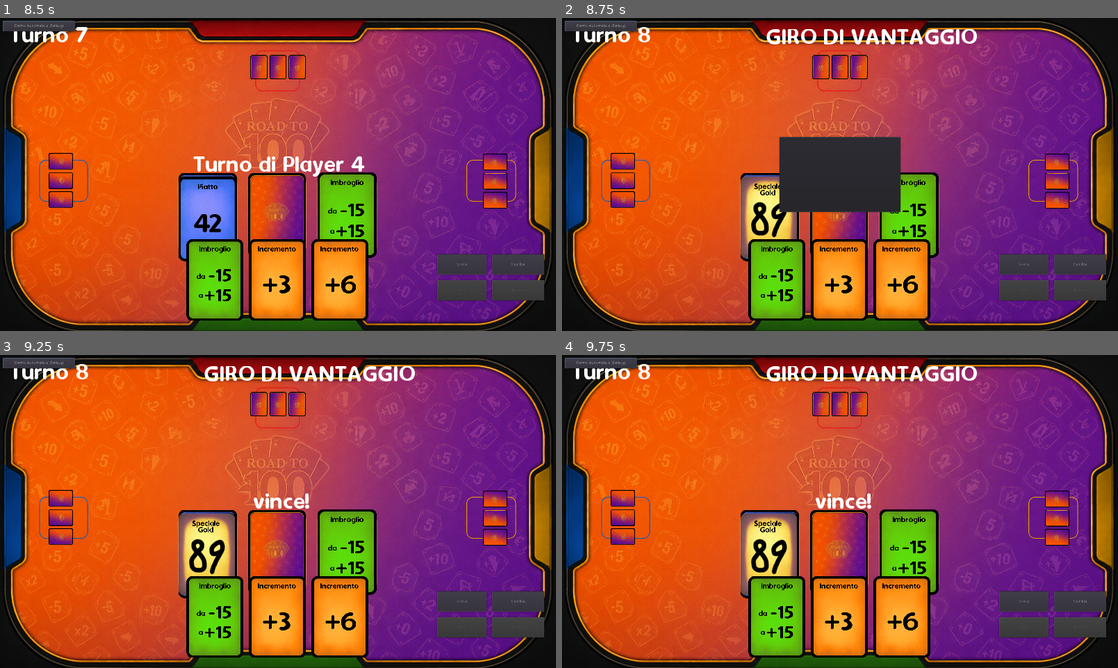
Above: before the commit, frames 1-4 (two rows, left to right).
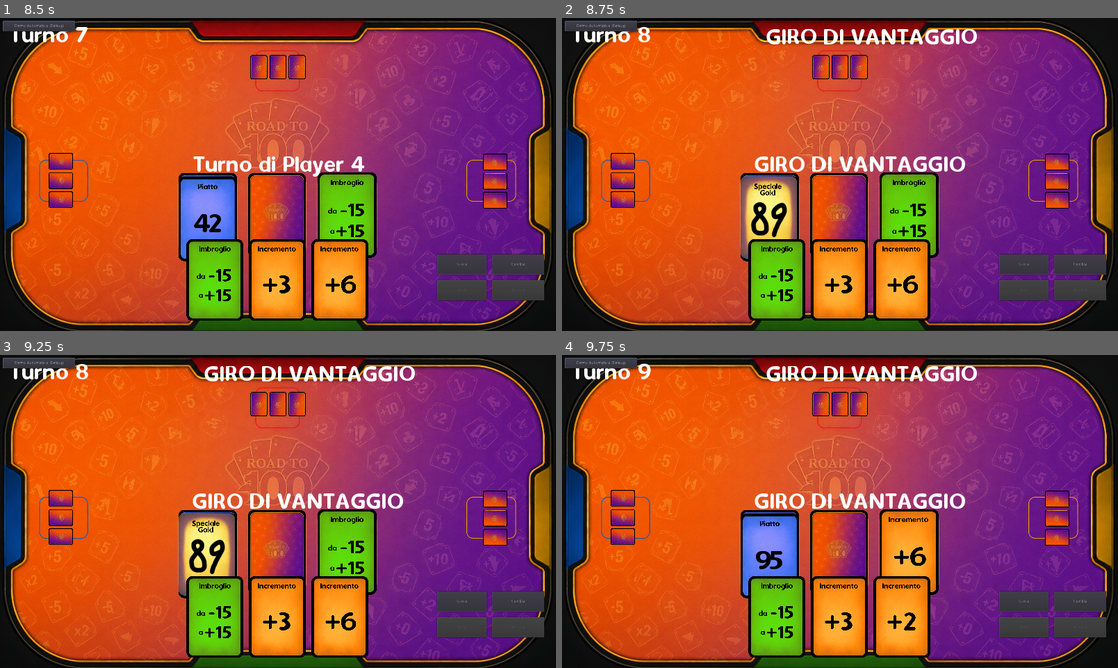
Above: after the commit, the same moments.

Repository: sumoh88/RoadTo100
Game: Godot game, scene res://Main.tscn
Two runs of this game, one before a commit and one after it. Both use one fixed random seed, a clock stepped at 60 frames per second and the inputs below.
Inputs (mouse positions are in pixels of both pictures, inside the frame that each line leads up to):
- Up to frame 1 (8.5 s): click "Demo Automatica (Debug)" at 0.5 s; click "Gioca" at 1.25 s; click "Gioca" at 2 s; click "Cambia" at 2.75 s; click "Cambia" at 3.5 s; click "Demo Automatica (Debug)" at 4.25 s; click "Gioca" at 5 s; click "Cambia" at 5.75 s; click "Demo Automatica (Debug)" at 6.5 s; tap Enter at 7.25 s; move the mouse to (294, 68) at 7.27 s; click (294, 68) at 7.42 s; tap Space at 8 s; move the mouse to (278, 68) at 8.02 s; click (278, 68) at 8.17 s
- Up to frame 2 (8.75 s): no input
- Up to frame 3 (9.25 s): move the mouse to (261, 405) at 8.77 s; click (261, 405) at 8.92 s
- Up to frame 4 (9.75 s): move the mouse to (623, 498) at 9.52 s; click (623, 498) at 9.67 s

Frame 1 is identical in both runs. In frame 2, 5.7% of the frame differs, in the area x 34-73%, y 37-63%; in frame 3, 1.0%; in frame 4, 5.2%.

Commit message:
Correzione bug gold e bug vittoria con 89 in simulazione

Diff:
--- a/engine/RoadTo100Rules.gd
+++ b/engine/RoadTo100Rules.gd
@@ -362,7 +362,7 @@
 		increment = int(card.value)
 
 	var plateau = int(game.metadata.get("piatto", 0))
-	if _is_gold_card(card) or game.metadata.has("_plus11_gold_chain"):
+	if _is_gold_card(card) or _is_special_89_card(card) or game.metadata.has("_plus11_gold_chain"):
 		if game.metadata.has("_plus11_gold_chain"):
 			game.metadata.erase("_plus11_gold_chain")
 		plateau = increment
--- a/scripts/TurnPresenter.gd
+++ b/scripts/TurnPresenter.gd
@@ -44,8 +44,12 @@
 	if _instruction_label != null:
 		if w != null:
 			var wn = ""
-			for p in s.get("players", []):
-				if p.get("id", "") == w: wn = p.get("name", ""); break
+			var players = s.get("players", [])
+			for i in range(players.size()):
+				var player = players[i]
+				if player.get("id", "") == w:
+					wn = player.get("name", "")
+					break
 			_instruction_label.text = wn + " vince!"
 		elif a: _instruction_label.text = "GIRO DI VANTAGGIO"
 		else:
--- a/tests/presenter_test.gd
+++ b/tests/presenter_test.gd
@@ -246,6 +246,84 @@
 	return "  Turn presenter:        [PASS]\n"
 
 
+# ---------------------------------------------------------------------------
+# Test winner name resolution for all players (regression: for-in vs indexed)
+# ---------------------------------------------------------------------------
+func _test_winner_all_players():
+	var ok = true
+
+	# Build realistic player data with hand (as produced by LocalGameEngine)
+	var players = [
+		{"id": "player_1", "name": "Player 1", "hand_count": 3, "hand": [
+			{"card_id": "c1", "name": "+1", "value": 1, "color": "arancione", "card_type": "increment"},
+			{"card_id": "c2", "name": "+2", "value": 2, "color": "arancione", "card_type": "increment"},
+			{"card_id": "c3", "name": "Jolly", "value": null, "color": "arancione", "card_type": "jolly"},
+		]},
+		{"id": "player_2", "name": "Player 2", "hand_count": 3, "hand": [
+			{"card_id": "c4", "name": "12", "value": 12, "color": "dorato", "card_type": "gold"},
+			{"card_id": "c5", "name": "+5", "value": 5, "color": "arancione", "card_type": "increment"},
+			{"card_id": "c6", "name": "89", "value": 89, "color": "viola", "card_type": "special"},
+		]},
+		{"id": "player_3", "name": "Player 3", "hand_count": 3, "hand": [
+			{"card_id": "c7", "name": "+11", "value": 11, "color": "rosso", "card_type": "special"},
+			{"card_id": "c8", "name": "+8", "value": 8, "color": "arancione", "card_type": "increment"},
+			{"card_id": "c9", "name": "Imbroglio", "value": 0, "color": "verde", "card_type": "imbroglio"},
+		]},
+		{"id": "player_4", "name": "Player 4", "hand_count": 3, "hand": [
+			{"card_id": "c10", "name": "78", "value": 78, "color": "dorato", "card_type": "gold"},
+			{"card_id": "c11", "name": "+3", "value": 3, "color": "arancione", "card_type": "increment"},
+			{"card_id": "c12", "name": "+10", "value": 10, "color": "arancione", "card_type": "increment"},
+		]},
+	]
+
+	var expected_p1 = "Player 1 vince!"
+	var expected_p2 = "Player 2 vince!"
+	var expected_p3 = "Player 3 vince!"
+	var expected_p4 = "Player 4 vince!"
+
+	# Test player_1
+	var snap1 = {"turn_number":10,"phase":"game_over","winner":"player_1","advantage_turn":false,"current_player_index":0,"local_player_id":"player_1","players":players,"available_actions":[]}
+
+	# Directly test the indexed access pattern from the fix
+	var players_arr = snap1["players"]
+	var resolved1 = ""
+	for i in range(players_arr.size()):
+		if players_arr[i].get("id", "") == "player_1":
+			resolved1 = players_arr[i].get("name", "")
+			break
+	var ok1 = _assert_eq(resolved1, "Player 1", "resolve p1: " + resolved1)
+	if not ok1: ok = false
+
+	# Test player_2
+	var resolved2 = ""
+	for i in range(players_arr.size()):
+		if players_arr[i].get("id", "") == "player_2":
+			resolved2 = players_arr[i].get("name", "")
+			break
+	var ok2 = _assert_eq(resolved2, "Player 2", "resolve p2: " + resolved2)
+	if not ok2: ok = false
+
+	# Test player_3
+	var resolved3 = ""
+	for i in range(players_arr.size()):
+		if players_arr[i].get("id", "") == "player_3":
+			resolved3 = players_arr[i].get("name", "")
+			break
+	var ok3 = _assert_eq(resolved3, "Player 3", "resolve p3: " + resolved3)
+	if not ok3: ok = false
+
+	# Test player_4
+	var resolved4 = ""
+	for i in range(players_arr.size()):
+		if players_arr[i].get("id", "") == "player_4":
+			resolved4 = players_arr[i].get("name", "")
+			break
+	var ok4 = _assert_eq(resolved4, "Player 4", "resolve p4: " + resolved4)
+	if not ok4: ok = false
+
+	return "  Winner all players:    " + ("[PASS]\n" if ok else "[FAIL]\n")
+
+
 # ===========================================================================
 # 7. No demo auto-start
 # ===========================================================================
@@ -294,6 +372,7 @@
 	out += _test_board_presenter_piatto()
 	out += _test_hand_presenter_snapshot()
 	out += _test_turn_presenter_labels()
+	out += _test_winner_all_players()
 	out += _test_no_auto_start()
 	out += _test_no_rules_in_presenters()
 
--- a/tests/rules_test.gd
+++ b/tests/rules_test.gd
@@ -155,6 +155,14 @@
 
 	# --- TestPlus11DuringGdv ---
 	out += _test_plus11_during_gdv()
+	tests_run += 1
+
+	# --- TestCard89SetsPiatto ---
+	out += _test_89_sets_piatto_from_0()
+	tests_run += 1
+	out += _test_89_sets_piatto_from_11()
+	tests_run += 1
+	out += _test_89_sets_piatto_from_50()
 	tests_run += 1
 
 	# --- TestDeckReconstitution ---
@@ -414,6 +422,65 @@
 
 
 # ---------------------------------------------------------------------------
+# 89 card must SET the piatto to 89 (not add 89)
+# ---------------------------------------------------------------------------
+func _run_89_asserts(piatto_before):
+	var rules = Rules.new()
+	var c89 = card89(0)
+	var p = PlayerData.new("p1", "P1")
+
+	var game = make_game(
+		[p],
+		[increment_card(1, 0)],
+		null,
+		{
+			"piatto": piatto_before,
+			"plateau_cards": [],
+			"advantage_turn": false,
+			"advantage_player_id": null,
+			"turn_phase": "start",
+			"target_score": 100,
+		}
+	)
+	p.receive_card(c89)
+
+	var action = {"action_type": "play_card", "card": c89}
+	rules.apply_action(game, action)
+
+	var piatto_ok = _assert_eq(game.metadata["piatto"], 89,
+		"89 piatto " + str(piatto_before), "expected piatto=89")
+	var gdv_ok = _assert_true(game.metadata.get("advantage_turn", false),
+		"89 GdV " + str(piatto_before), "advantage_turn should be true")
+	var adv_ok = _assert_eq(game.metadata.get("advantage_player_id", null), "p1",
+		"89 adv player " + str(piatto_before), "expected p1")
+	var winner_ok = _assert_true(game.winner == null,
+		"89 no win " + str(piatto_before), "winner should be null")
+
+	return piatto_ok and gdv_ok and adv_ok and winner_ok
+
+func _test_89_sets_piatto_from_0():
+	if _run_89_asserts(0):
+		_test("89 piatto from 0")
+		return "  89 piatto 0 -> 89:    [PASS]\n"
+	else:
+		return "  89 piatto 0 -> 89:    [FAIL]\n"
+
+func _test_89_sets_piatto_from_11():
+	if _run_89_asserts(11):
+		_test("89 piatto from 11")
+		return "  89 piatto 11 -> 89:   [PASS]\n"
+	else:
+		return "  89 piatto 11 -> 89:   [FAIL]\n"
+
+func _test_89_sets_piatto_from_50():
+	if _run_89_asserts(50):
+		_test("89 piatto from 50")
+		return "  89 piatto 50 -> 89:   [PASS]\n"
+	else:
+		return "  89 piatto 50 -> 89:   [FAIL]\n"
+
+
+# ---------------------------------------------------------------------------
 # _draw_cards reconstitutes from discard
 # ---------------------------------------------------------------------------
 func _test_draw_cards_reconstitutes():
Not shown, changed: PROJECT_STATE.md
Not shown, changed: ROADMAP.md
Not shown, changed: games/roadto100/rules.py
Not shown, changed: test_roadto100_rules.py
